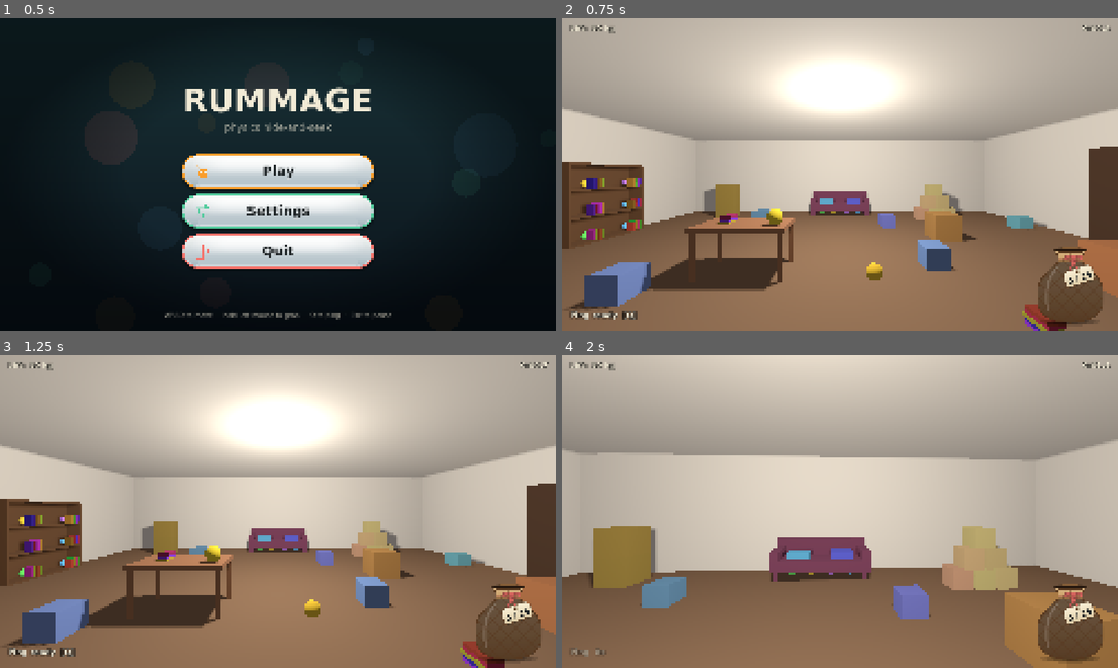
Above: before the commit, frames 1-4 (two rows, left to right).
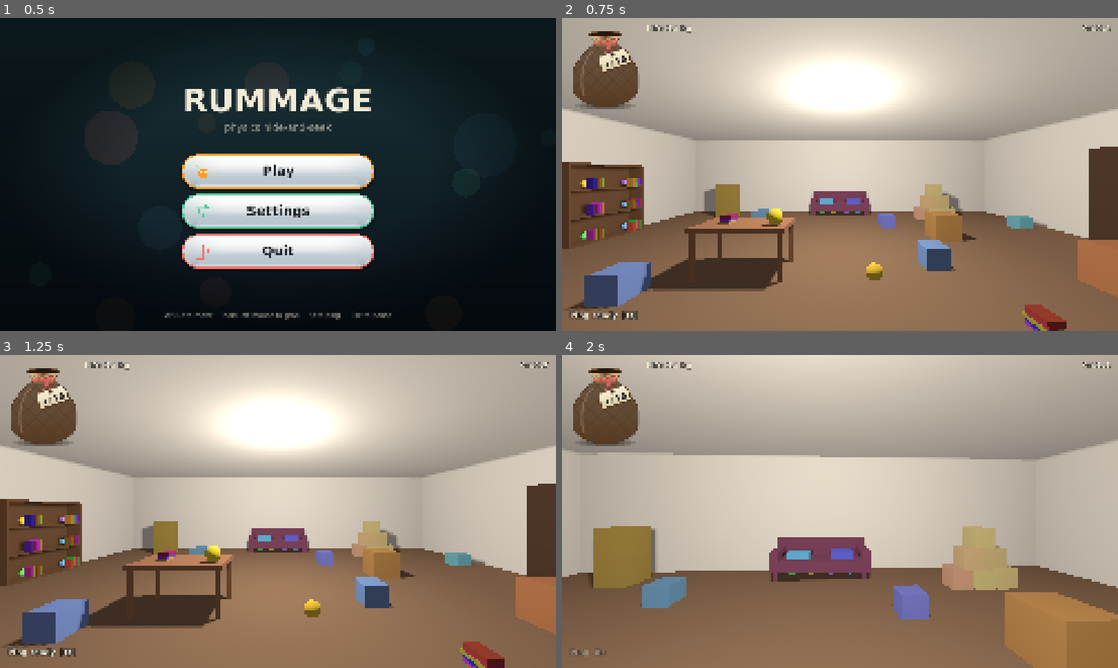
Above: after the commit, the same moments.

Repository: westo27/rummage
Game: Godot game, scene res://scenes/title.tscn
Same seed, same stepped clock (60 frames per second), same inputs: the game is played once before the commit and once after it.
Inputs (mouse positions are in pixels of both pictures, inside the frame that each line leads up to):
- Up to frame 1 (0.5 s): no input
- Up to frame 2 (0.75 s): click (840, 171) at 0.5 s
- Up to frame 3 (1.25 s): no input
- Up to frame 4 (2 s): tap Enter at 1.25 s; move the mouse to (867, 511) at 1.27 s; hold W (move_forward) from 1.28 s (still down); hold Q (ping) from 1.28 s (still down); click (867, 511) at 1.42 s

Frame 1 is identical in both runs. In frame 2, 4.5% of the frame differs, in the area x 1-98%, y 2-98%; in frame 3, 4.5%; in frame 4, 4.7%.

Commit message:
Move the marble bag to the top-left corner
The Lift readout now sits just right of it.

Diff:
--- a/scripts/hud.gd
+++ b/scripts/hud.gd
@@ -18,7 +18,7 @@
 @onready var _ping_label: Label = $PingLabel
 @onready var _toast_label: Label = $ToastLabel
 
-## The drawstring bag in the bottom-right corner that caught creatures drop
+## The drawstring bag in the top-left corner that caught creatures drop
 ## into. The paper tag on its bow is the catch counter. See marble_bag.gd.
 var _bag: MarbleBag
 ## The win screen, built in code by _build_win_screen: a dimmed backdrop with a
@@ -41,6 +41,10 @@
 const TOAST_FONT_SIZE: int = 44
 const WIN_HEADING_FONT_SIZE: int = 104
 const WIN_TIME_FONT_SIZE: int = 66
+## Where the marble bag sits from the top-left corner. Negative y tucks the
+## empty space above its neck (where balls appear before dropping) off the
+## top of the screen.
+const BAG_MARGIN := Vector2(20.0, -40.0)
 
 
 func _ready() -> void:
@@ -69,15 +73,16 @@
 func _build_bag() -> void:
 	_bag = MarbleBag.new()
 	_bag.name = "MarbleBag"
-	# Pinned to the bottom-right corner at its natural size.
-	_bag.anchor_left = 1.0
-	_bag.anchor_top = 1.0
-	_bag.anchor_right = 1.0
-	_bag.anchor_bottom = 1.0
-	_bag.offset_left = -MarbleBag.VIEW_SIZE.x - 40.0
-	_bag.offset_top = -MarbleBag.VIEW_SIZE.y - 16.0
-	_bag.offset_right = -40.0
-	_bag.offset_bottom = -16.0
+	# Top-left corner. Anchors default to the top left, so the offsets are
+	# just its position and size.
+	_bag.offset_left = BAG_MARGIN.x
+	_bag.offset_top = BAG_MARGIN.y
+	_bag.offset_right = BAG_MARGIN.x + MarbleBag.VIEW_SIZE.x
+	_bag.offset_bottom = BAG_MARGIN.y + MarbleBag.VIEW_SIZE.y
+	# The lift readout sits just to the right of the bag, level with the top
+	# of the screen.
+	_lift_label.offset_left = _bag.offset_right + 8.0
+	_lift_label.offset_right = _lift_label.offset_left + 600.0
 	add_child(_bag)
 
 
Not shown, added: tests/check_grab_point.gd.uid
Not shown, changed: NOTES.md
